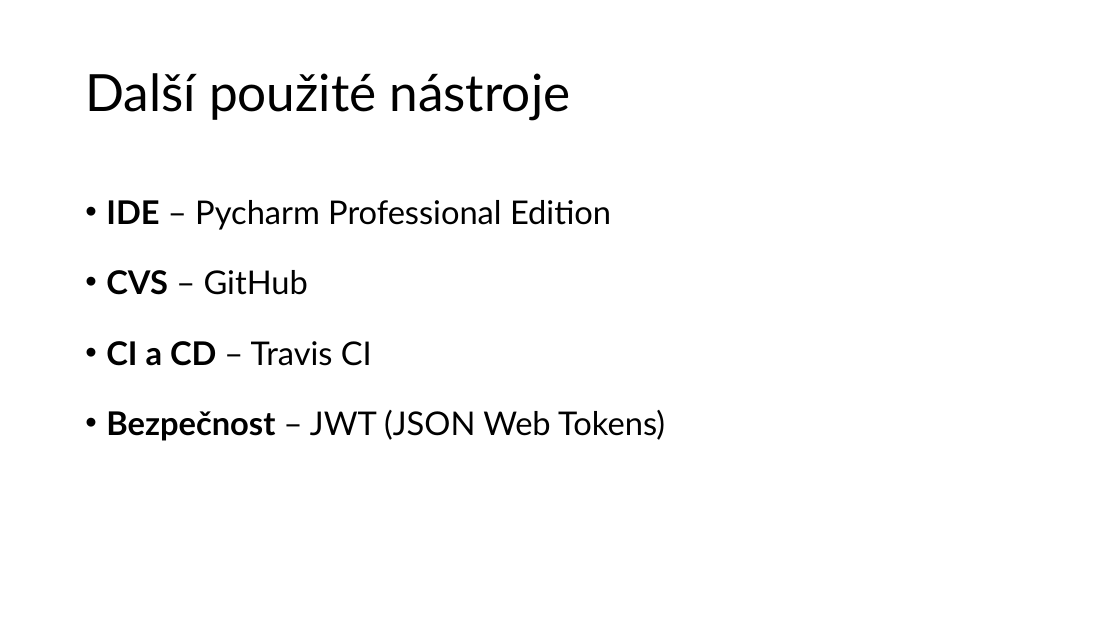
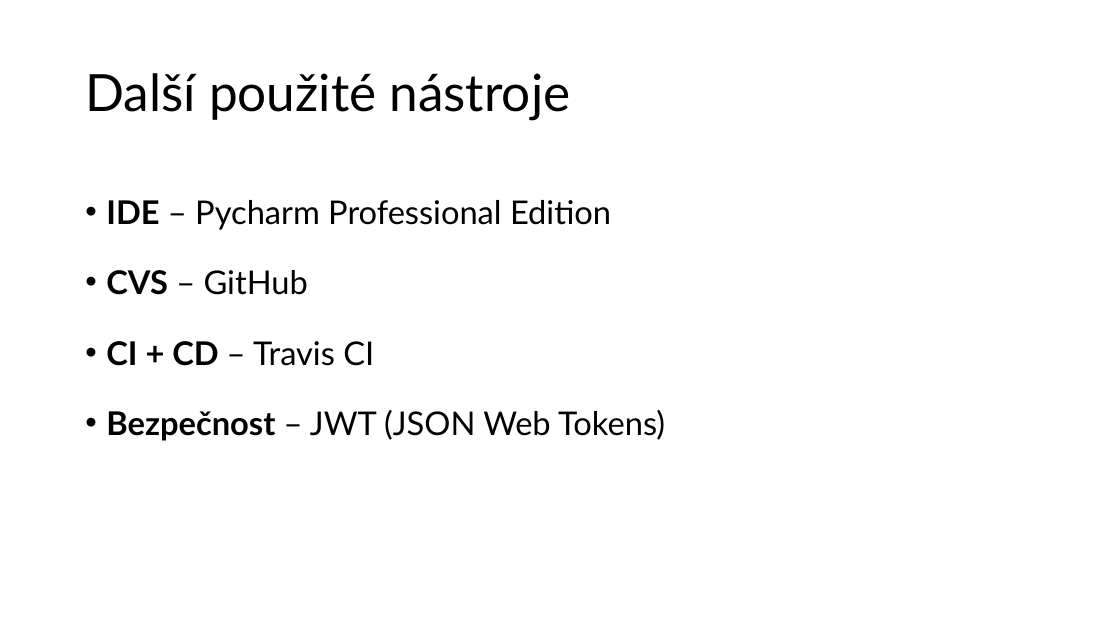
Before and after one commit to rodlukas/bachelors-thesis, a slide deck: slide 7 of prezentace/DPR prezentace.pptx. Drawn at 1120x630 pixels with LibreOffice and Linux fonts; fonts in the diff are those of the drawing. Boxes give left, top, right and bottom in pixels: in the first picture for what was removed or moved away, otherwise in the second. Text is boxed around its words. In the diff, an @@ line names an element or a change of style, - is before the commit and + after.

```diff
--- a/prezentace/DPR prezentace.pptx
+++ b/prezentace/DPR prezentace.pptx
@@ text at box(106, 341, 374, 366): text changed @@
-• CI a CD – Travis CI
+• CI + CD – Travis CI
```
Also in this commit, not shown: 4 other slides changed.
